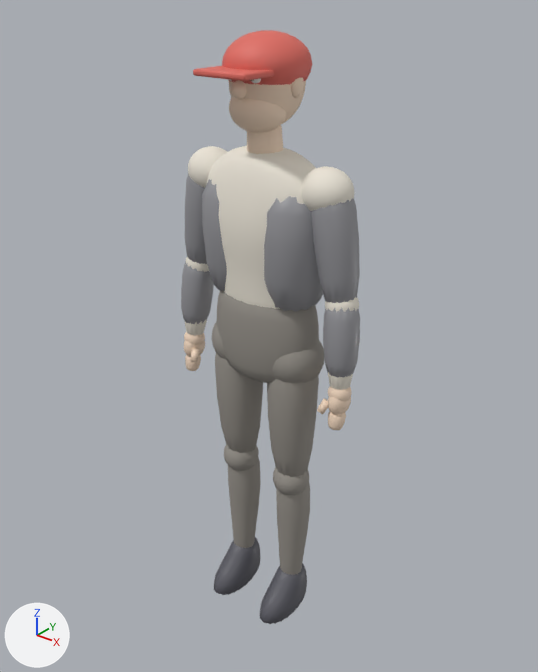
Before and after pictures for a commit that changed the glTF model godot/games/knuckles/art/models/thug.glb.
Rendered twice from a 50 mm camera at (1.208, -1.499, 1.896) aimed at (-0.004, 0.016, 0.957). The lights are fixed; the arrows at lower left show +X, +Y and +Z. The first picture is the older version. Vertices at exactly the same position are counted once.

In view in the first picture: 'thug'.
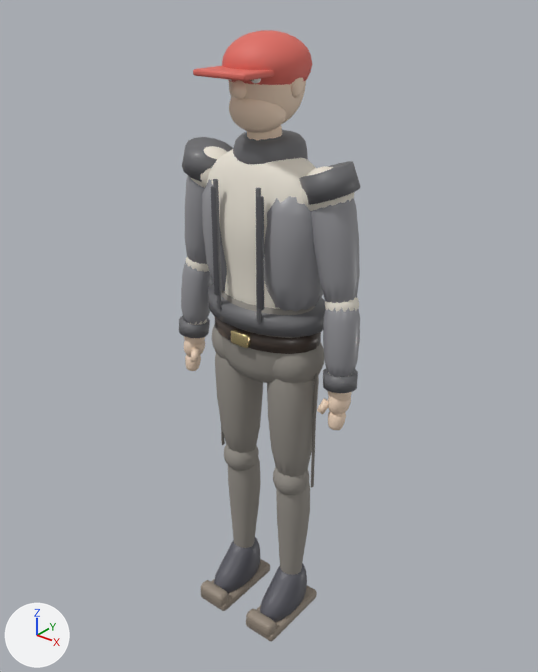
Location of each change, (x1, y1, x2, y2) in pixels of the pictures (538 x 672 px):
'thug', reshaped
    before: (181, 30, 360, 624)
    after: (179, 30, 361, 642)
part 1 of me_loft, added
    after: (215, 317, 321, 354)
part 2 of me_loft, added
    after: (231, 329, 250, 348)
part 3 of me_loft, added
    after: (246, 585, 317, 642)
part 4 of me_loft, added
    after: (246, 609, 276, 637)
part 5 of me_loft, added
    after: (201, 559, 270, 611)
part 6 of me_loft, added
    after: (201, 580, 228, 607)
part 7 of me_loft, added
    after: (208, 284, 325, 337)
part 8 of me_loft, added
    after: (179, 130, 361, 487)

The change, as a diff of the scene's bpy script:
```diff
--- a/godot/games/knuckles/art/models/thug.glb.py
+++ b/godot/games/knuckles/art/models/thug.glb.py
@@ me_loft @@
-me_loft.from_pydata(...)  # 11142 vertices, 22100 faces; spans x -0.31..0.31, y -0.17..0.12, z 0.0..1.78
+me_loft.from_pydata(...)  # 12112 vertices, 23968 faces; spans x -0.32..0.32, y -0.17..0.12, z 0.0..1.78
+# me_loft part 1: a new loose piece, a 20-sided cylinder along z spanning x -0.172..0.172, y -0.112..0.112, z 0.978..1.023, in mat_belt (brown #453830)
+# me_loft part 2: the loose piece of 56 vertices spanning x -0.08..0.08, y -0.17..-0.06, z 1.68..1.7 is copied, and the copy is scaled about its middle by (0.344, 0.127, 3.14), then moved by (0.0, 0.01, -0.69), in mat_buckle (beige #eddaa0); it spans x -0.03..0.03, y -0.12..-0.1, z 0.98..1.02
+# me_loft part 3: the loose piece of 56 vertices spanning x -0.08..0.08, y -0.17..-0.06, z 1.68..1.7 is copied, and the copy is scaled about its middle by (0.646, 2.27, 2.33), then moved by (0.1, 0.07, -1.68), in mat_thug_sole (brown #95897c); it spans x 0.04..0.16, y -0.17..0.08, z 0.0..0.03
+# me_loft part 4: the loose piece of 56 vertices spanning x -0.08..0.08, y -0.17..-0.06, z 1.68..1.7 is copied, and the copy is scaled about its middle by (0.558, 0.253, 3.57), then moved by (0.1, -0.04, -1.65), in mat_thug_sole (brown #95897c); it spans x 0.05..0.15, y -0.17..-0.14, z 0.01..0.06
+# me_loft part 5: the loose piece of 56 vertices spanning x -0.08..0.08, y -0.17..-0.06, z 1.68..1.7 is copied, and the copy is scaled about its middle by (0.646, 2.27, 2.33), then moved by (-0.1, 0.07, -1.68), in mat_thug_sole (brown #95897c); it spans x -0.16..-0.04, y -0.17..0.08, z 0.0..0.03
+# me_loft part 6: the loose piece of 56 vertices spanning x -0.08..0.08, y -0.17..-0.06, z 1.68..1.7 is copied, and the copy is scaled about its middle by (0.558, 0.253, 3.57), then moved by (-0.1, -0.04, -1.65), in mat_thug_sole (brown #95897c); it spans x -0.15..-0.05, y -0.17..-0.14, z 0.01..0.06
+# me_loft part 7: a new loose piece, a 20-sided cylinder along z spanning x -0.19..0.19, y -0.125..0.125, z 1.035..1.085, in mat_thug_jacket_trim (dark grey #67676a)
+# me_loft part 8: 610 vertices added at x -0.32..0.32, y -0.12..0.1, z 0.52..1.54
 me_loft.materials.append(mat_thug_pants)
@@ me_loft @@
 me_loft.materials.append(mat_cap)
+me_loft.materials.append(mat_belt)  # brown #453830
+me_loft.materials.append(mat_buckle)  # beige #eddaa0
+me_loft.materials.append(mat_thug_sole)  # brown #95897c
+me_loft.materials.append(mat_thug_seam)  # grey #7e7a74
+me_loft.materials.append(mat_thug_jacket_trim)  # dark grey #67676a
+me_loft.materials.append(mat_thug_vest)  # dark grey #505055
```
